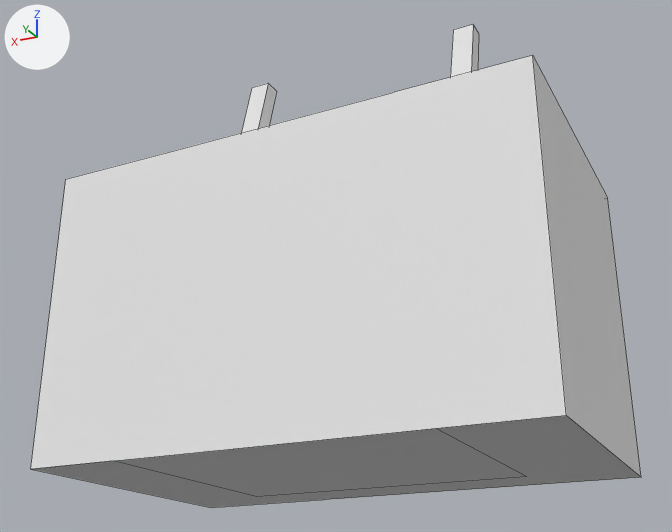
Renders of the FBX model Assets/Models/Enemies/EMPRobotHead.fbx from each side of a commit.
Rendered twice from a camera (50 mm lens) standing at (-1.97, 3.47, 1.76) and looking at (0.07, -0.61, 3.6). The axes (+X, +Y, +Z) are drawn at upper left. The lights are the same throughout. Mesh edges are drawn as thin lines.
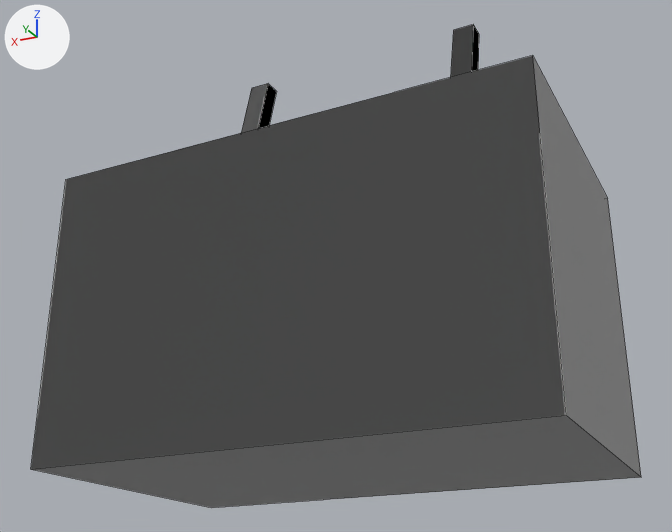
The change, as a list of edits to the scene's bpy script:
```text
Add img_emphead_png:
    img_emphead_png = load_image('EmpHead.png', 'Materials/EmpHead.png', 1024, 1024, 'Non-Color')
Change mat_material:
    add n2 = _N.new('ShaderNodeTexImage'); n2.name = 'Image Texture'
    add n2.image = img_emphead_png
    add n3 = _N.new('ShaderNodeNormalMap'); n3.name = 'Normal Map'
    where n0 = _N.new('ShaderNodeBsdfPrincipled'); n0.name = 'Principled BSDF'
    add _L.new(n2.outputs[0], n3.inputs[1])  # 'Color' to 'Color'
    add _L.new(n3.outputs[0], n0.inputs[5])  # 'Normal' to 'Normal'
Change me_cube:
    used by ob_cube; location = (0.0, 0.0, 0.0)
    verts and faces of me_cube; kept vertices keep their numbers, new ones are numbered from 50
    before: 0 (0.75, 0.21, 2.5) at pixel (114, 460), 1 (0.75, -1.0, 2.5) at pixel (256, 496), 2 (1.24, 0.21, 2.5) at pixel (30, 469), 8 (1.24, -1.28, 2.5) at pixel (211, 507), 24 (-0.75, 0.21, 2.5) at pixel (436, 428)
    before: 25 (-0.75, -1.0, 2.5) at pixel (526, 476), 26 (-1.24, 0.21, 2.5) at pixel (566, 415), 32 (-1.24, -1.28, 2.5) at pixel (641, 477), 48 (-0.49, -1.28, 2.5) at pixel (492, 487), 49 (0.49, -1.28, 2.5) at pixel (323, 499)
    remove me_cube.from_pydata(...)  # 50 vertices, 34 faces; spans x -1.24..1.24, y -1.39..0.21, z 2.5..4.95
    add me_cube.from_pydata(...)  # 46 vertices, 32 faces; spans x -1.24..1.24, y -1.39..0.21, z 2.5..4.95
    me_cube part 1
    add delete_vertices([0, 1, 24, 25])  # with the faces that use them
    add faces += [(2, 8, 49, 48, 32, 26)]
```

What differs and where, as boxes [x1, y1, x2, y2] in the pictures (672 x 532 px):
'Cube', surface changed, reshaped (white to grey): [31, 24, 641, 508] in both
part 1 of me_cube, cut back: [32, 415, 640, 508] in both
